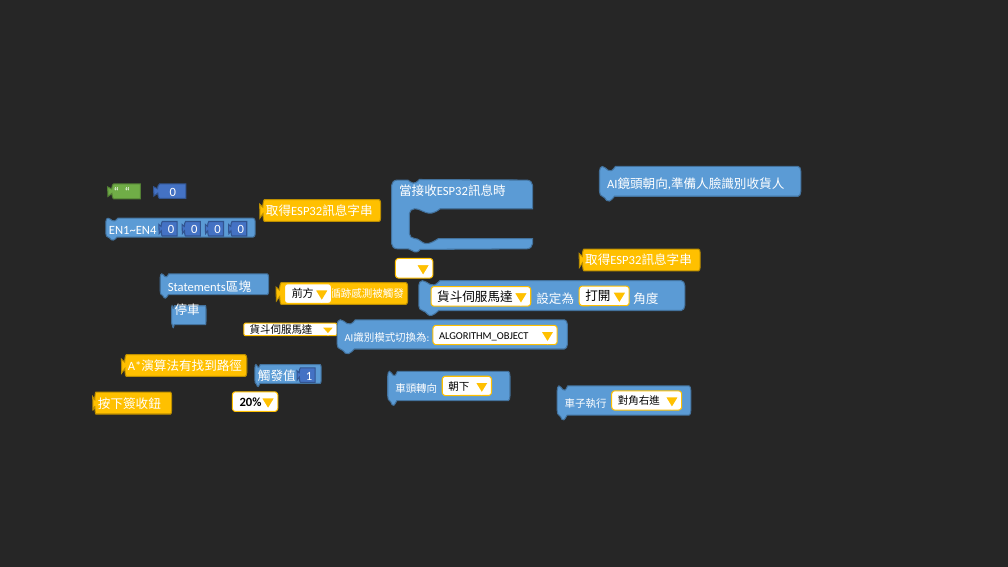
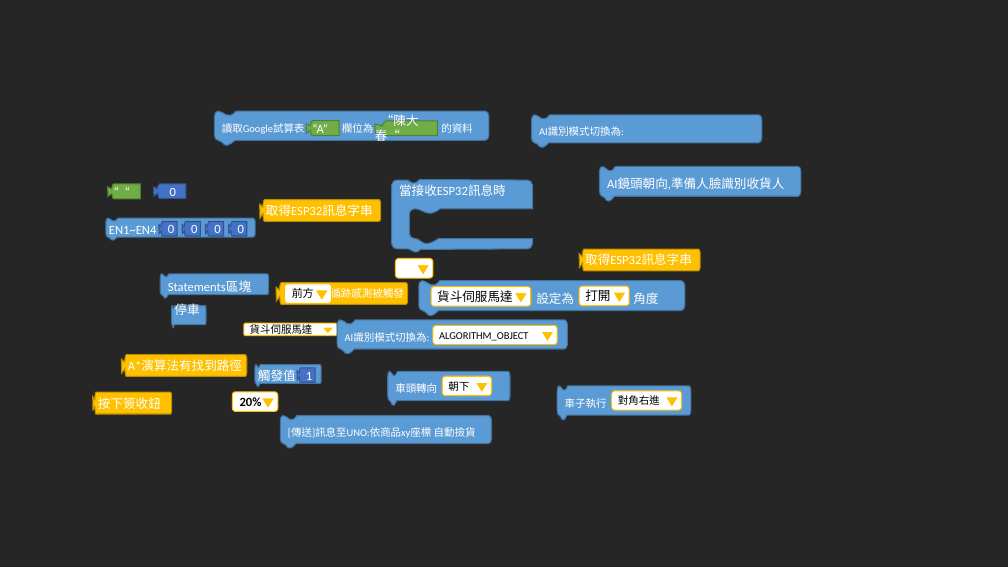
Before and after one commit to kingofamani/Arduino, a slide deck: slide 2 of tools/myCustomBlockly/iMi/block.pptx. Drawn at 1008x567 pixels with LibreOffice and Linux fonts; fonts in the diff are those of the drawing. Boxes give left, top, right and bottom in pixels: in the first picture for what was removed or moved away, otherwise in the second. Text is boxed around its words. In the diff, an @@ line names an element or a change of style, - is before the commit and + after.

```diff
--- a/tools/myCustomBlockly/iMi/block.pptx
+++ b/tools/myCustomBlockly/iMi/block.pptx
@@ freeform shape added at <box>215,111,489,145</box>, fill #5B9BD5, outline #43739E 1 pt, 10 pt, text #FFFFFF @@
+讀取Google試算表 欄位為 的資料
@@ freeform shape added at <box>532,115,762,147</box>, fill #5B9BD5, outline #43739E 1 pt, 10 pt, text #FFFFFF @@
+AI識別模式切換為:
@@ freeform shape added at <box>306,121,339,136</box>, fill #70AD47, outline #538035 1 pt, 12 pt, text #FFFFFF @@
+“A“
@@ freeform shape added at <box>375,121,438,135</box>, fill #70AD47, outline #538035 1 pt, 12 pt, text #FFFFFF @@
+“陳大春“
@@ freeform shape added at <box>281,416,492,448</box>, fill #5B9BD5, outline #43739E 1 pt, 10 pt, text #FFFFFF @@
+[傳送]訊息至UNO:依商品xy座標 自動撿貨
```
Also in this commit, not shown: 1 other slide changed, 3 other files.
